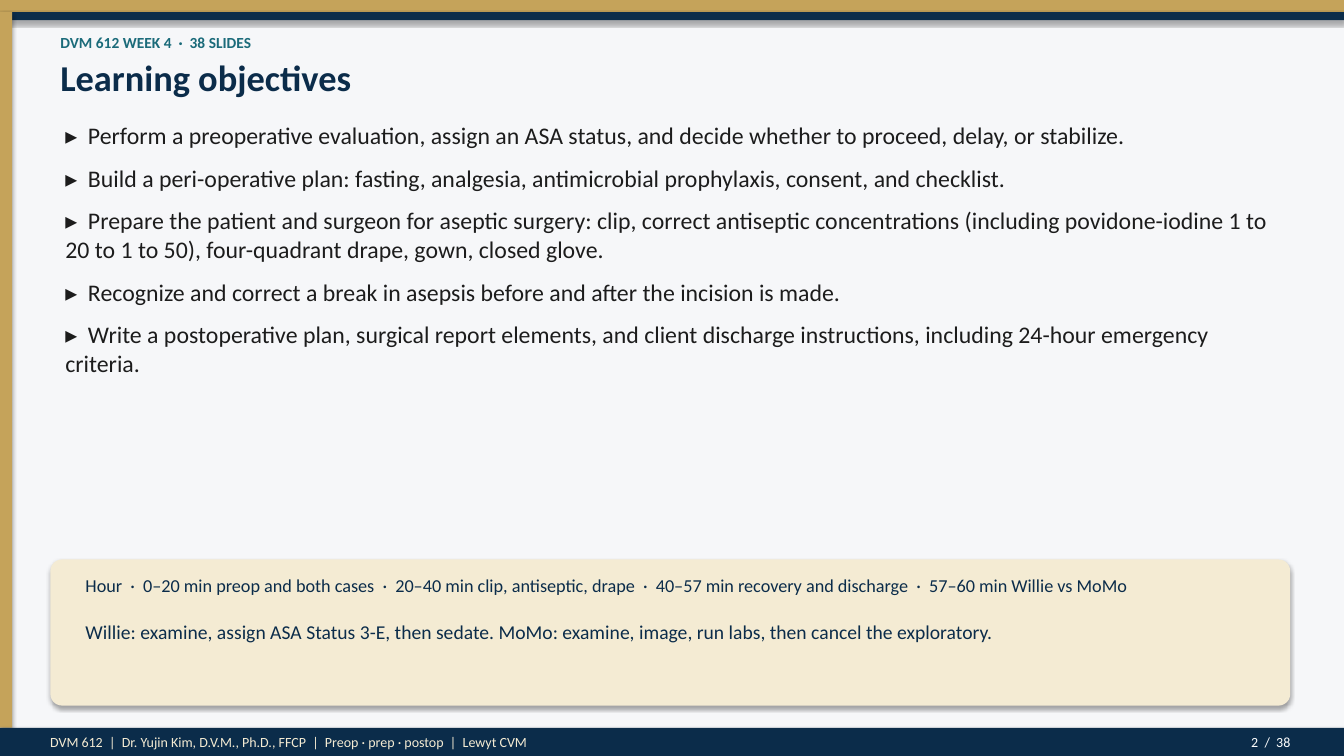
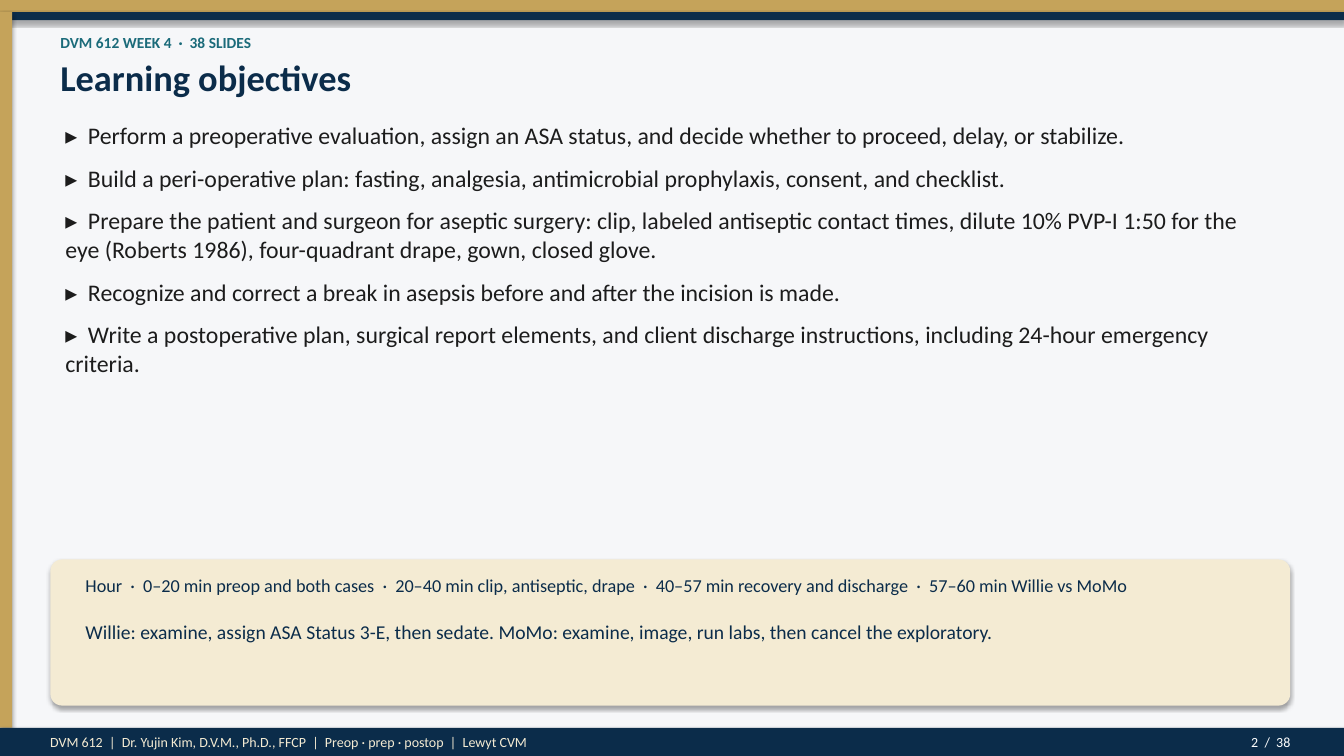
Before and after one commit to drkimvet/happycare, a slide deck: slide 2 of lectures/DVM-612_Week4_Preop_PatientPrep_Postop.pptx. Drawn at 1344x756 pixels with LibreOffice and Linux fonts; fonts in the diff are those of the drawing. Boxes give left, top, right and bottom in pixels: in the first picture for what was removed or moved away, otherwise in the second. Text is boxed around its words. In the diff, an @@ line names an element or a change of style, - is before the commit and + after.

```diff
--- a/lectures/DVM-612_Week4_Preop_PatientPrep_Postop.pptx
+++ b/lectures/DVM-612_Week4_Preop_PatientPrep_Postop.pptx
@@ text at <box>65,212,1236,262</box>: text changed @@
-▸ Prepare the patient and surgeon for aseptic surgery: clip, correct antiseptic concentrations (including povidone-iodine 1 to 20 to 1 to 50), four-quadrant drape, gown, closed glove.
+▸ Prepare the patient and surgeon for aseptic surgery: clip, labeled antiseptic contact times, dilute 10% PVP-I 1:50 for the eye (Roberts 1986), four-quadrant drape, gown, closed glove.
```
Also in this commit, not shown: 9 other slides changed, 4 other files.
